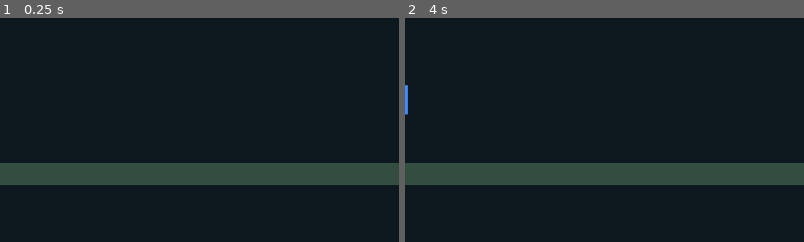
Above: before the commit, frames 1-2 (left to right).
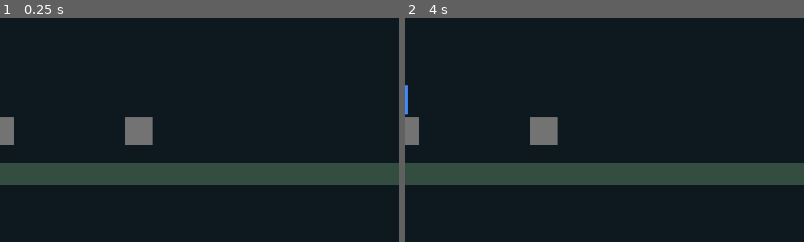
Above: after the commit, the same moments.

Repository: westkitty/starlight-acre
Game: Godot game, scene res://scenes/world/GreenhouseSector.tscn
The game is run twice, just before and just after one commit, with the same random seed, the same clock (stepped at 60 frames per second) and the same inputs.
Inputs:
- Up to frame 1 (0.25 s): no input
- Up to frame 2 (4 s): tap Enter at 0.5, 2, 3.5 s; hold E (interact) 0.53-1.28 s; hold D (move_right) 0.53-2.03 s; tap Space (jump) at 0.77, 1.25, 1.52, 2.75, 3.02, 3.77 s; tap E (interact) at 1.35, 2.85 s; hold A (move_left) 2.03-2.78 s; hold E (interact) 2.03-2.78 s; hold D (move_right) from 2.78 s (still down); hold E (interact) from 3.53 s (still down)
The pictures show only the part of the screen within x 0-50%, y 8-58%; the shares and areas given below are measured in that part.

The runs differ from the first frame. In frame 1, 1.3% of the frame differs, in the area x 0-39%, y 44-57%; in frame 2, 1.3%.

Commit message:
feat: place three CropPlot instances in GreenhouseSector

Diff:
--- a/scenes/world/GreenhouseSector.tscn
+++ b/scenes/world/GreenhouseSector.tscn
@@ -1,7 +1,8 @@
-[gd_scene load_steps=4 format=3]
+[gd_scene load_steps=5 format=3]
 
 [ext_resource type="PackedScene" path="res://actors/player/Player.tscn" id="1_player"]
 [ext_resource type="Script" path="res://systems/farming/farming_manager.gd" id="2_fm"]
+[ext_resource type="PackedScene" path="res://actors/crops/CropPlot.tscn" id="3_cropplot"]
 
 [sub_resource type="RectangleShape2D" id="RectangleShape2D_floor"]
 size = Vector2(1200, 32)
@@ -57,3 +58,15 @@
 
 [node name="FarmingManager" type="Node" parent="."]
 script = ExtResource("2_fm")
+
+[node name="CropPlot0" parent="." instance=ExtResource("3_cropplot")]
+position = Vector2(-200, 238)
+plot_id = "plot_0"
+
+[node name="CropPlot1" parent="." instance=ExtResource("3_cropplot")]
+position = Vector2(0, 238)
+plot_id = "plot_1"
+
+[node name="CropPlot2" parent="." instance=ExtResource("3_cropplot")]
+position = Vector2(200, 238)
+plot_id = "plot_2"
